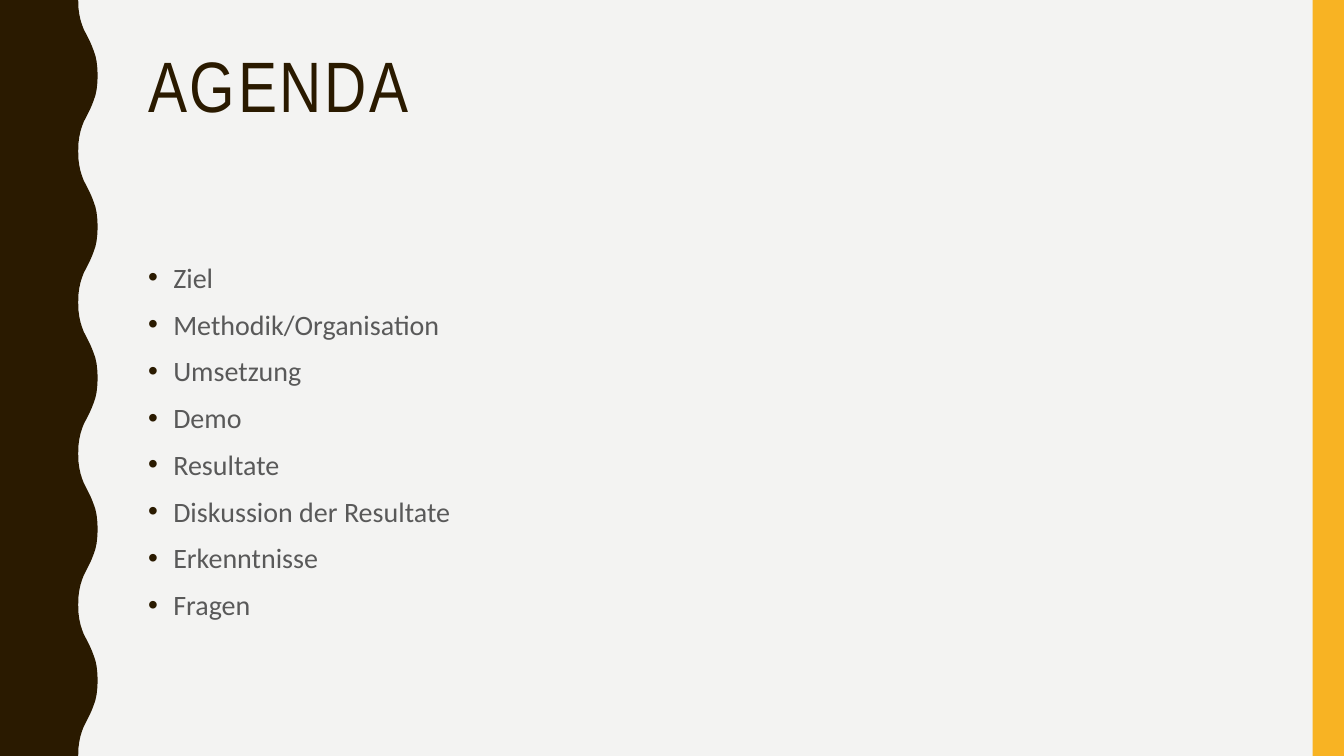
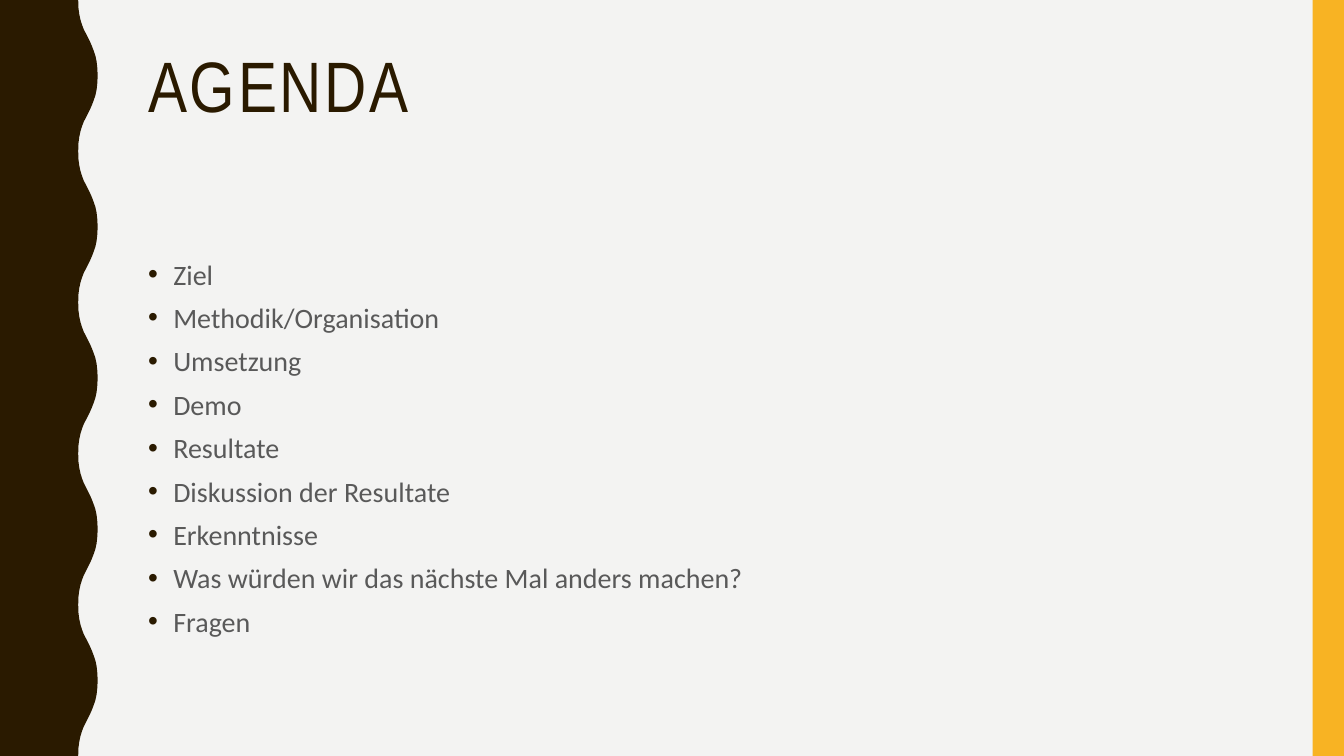
Before and after one commit to maggi71/ml-corona, a slide deck: slide 2 of resources/documentation/Abschlusspraesentation.pptx. Drawn at 1344x756 pixels with LibreOffice and Linux fonts; fonts in the diff are those of the drawing. Boxes give left, top, right and bottom in pixels: in the first picture for what was removed or moved away, otherwise in the second. Text is boxed around its words. In the diff, an @@ line names an element or a change of style, - is before the commit and + after.

```diff
--- a/resources/documentation/Abschlusspraesentation.pptx
+++ b/resources/documentation/Abschlusspraesentation.pptx
@@ text at [173,265,450,637]: line spacing 1.1 to 1 @@
@@ text at [173,568,742,588]: paragraph added @@
+• Was würden wir das nächste Mal anders machen?
```
Also in this commit, not shown: 1 other slide changed, 1 slide added.
